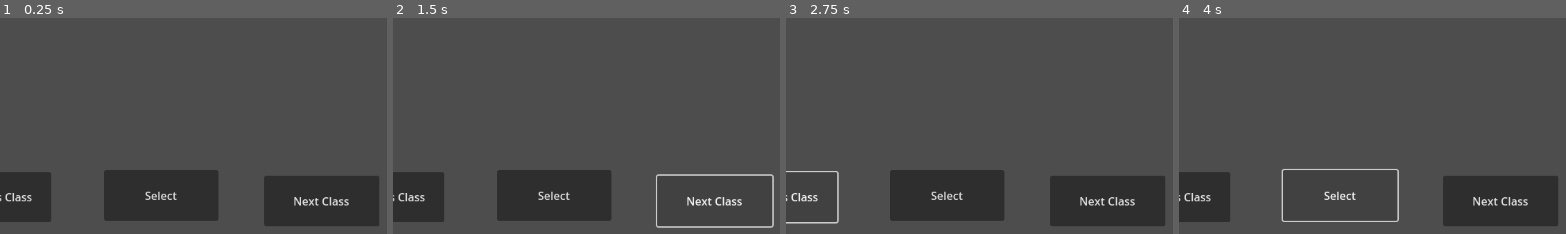
Above: before the commit, frames 1-4 (left to right).
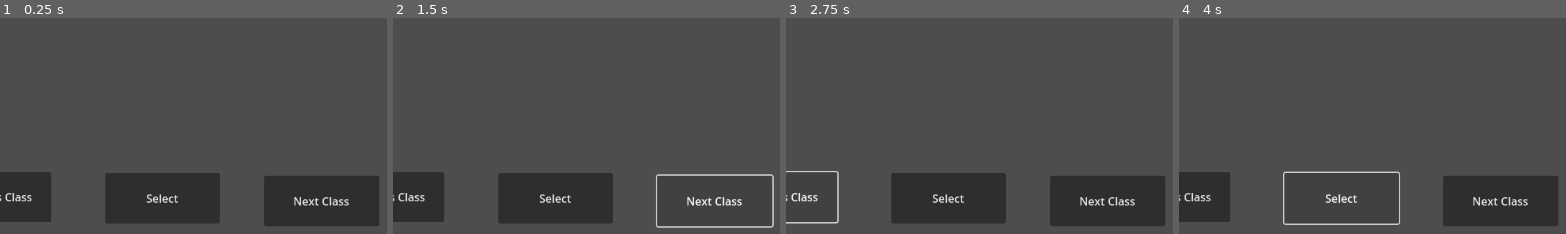
Above: after the commit, the same moments.

Repository: OwenFrakes/PBP.OJJ_RPG
Game: Godot game, scene res://Scenes/classSelect.tscn
Two runs of this game, one before a commit and one after it. Both use one fixed random seed, a clock stepped at 60 frames per second and the inputs below. This scene is started directly instead of the project's main scene. The engine's default icon, where the game draws it, is replaced by a stand-in: a white triangle on a blue panel in a dark square.
Inputs:
- Up to frame 1 (0.25 s): no input
- Up to frame 2 (1.5 s): click "Next Class" at 0.5 s; click "Next Class" at 1.25 s
- Up to frame 3 (2.75 s): click "Previous Class" at 2 s
- Up to frame 4 (4 s): click "Select" at 2.75 s; tap Enter at 3.5 s; hold D (Right) from 3.53 s (still down)
The pictures show only the part of the screen within x 50-100%, y 50-100%; the shares and areas given below are measured in that part.

The runs differ from the first frame. In frame 1, 1.1% of the frame differs, in the area x 26-57%, y 70-95%; in frame 2, 1.1%; in frame 3, 1.1%; in frame 4, 1.5%, in the area x 26-58%, y 69-96%.

Commit message:
Started on Code
Created a global variable

Diff:
--- a/pbp.ojj_rpg/Scenes/classSelect.tscn
+++ b/pbp.ojj_rpg/Scenes/classSelect.tscn
@@ -33,10 +33,10 @@
 "
 
 [node name="Select" type="Button" parent="."]
-offset_left = 718.0
-offset_top = 553.0
-offset_right = 883.0
-offset_bottom = 626.0
+offset_left = 720.0
+offset_top = 557.0
+offset_right = 885.0
+offset_bottom = 630.0
 text = "Select
 "
 
--- a/pbp.ojj_rpg/Scripts/Classes.gd
+++ b/pbp.ojj_rpg/Scripts/PlayerClass.gd
@@ -1,3 +1,4 @@
+class_name playerClass
 extends Node
 
 
--- a/pbp.ojj_rpg/project.godot
+++ b/pbp.ojj_rpg/project.godot
@@ -14,6 +14,10 @@
 run/main_scene="res://Scenes/Main.tscn"
 config/features=PackedStringArray("4.3", "Forward Plus")
 config/icon="res://Resources/icon.svg"
+
+[autoload]
+
+PlayerClass="*res://Scripts/PlayerClass.gd"
 
 [input]
 
